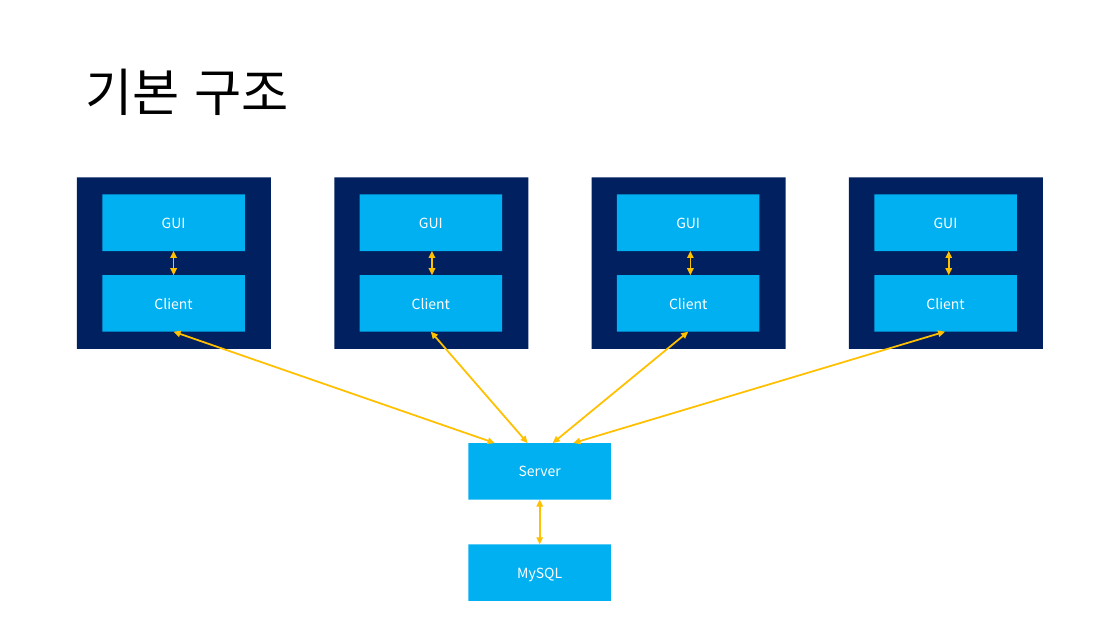
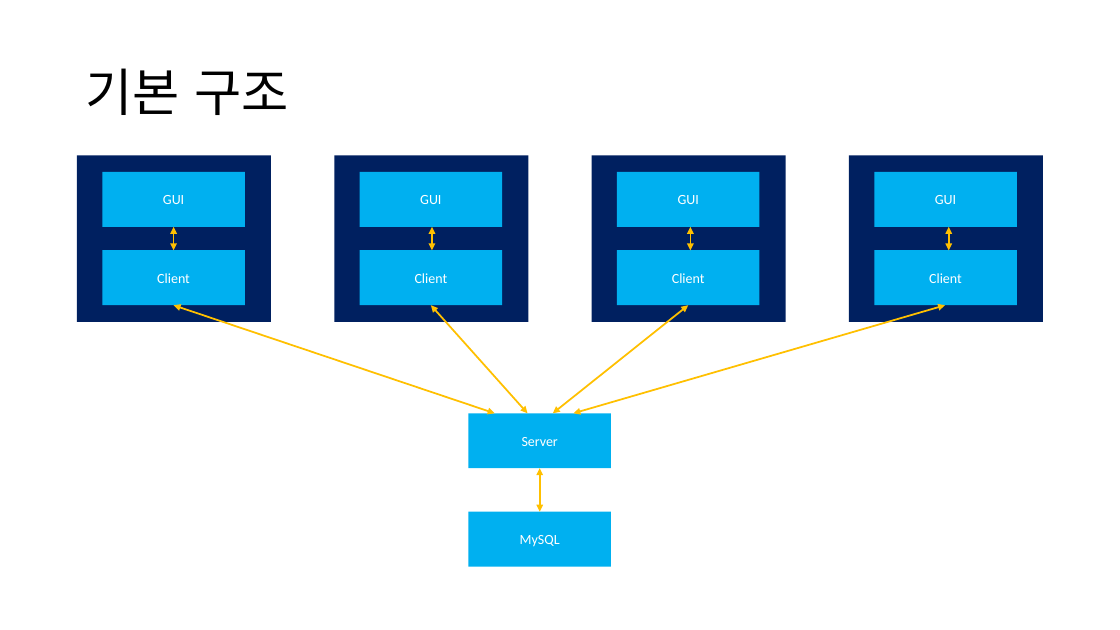
Before and after one commit to skyofsora/AutoSyncTableGUI, a slide deck: slide 2 of Java Portfolio.pptx. Drawn at 1120x630 pixels with LibreOffice and Linux fonts; fonts in the diff are those of the drawing. Boxes give left, top, right and bottom in pixels: in the first picture for what was removed or moved away, otherwise in the second. Text is boxed around its words. In the diff, an @@ line names an element or a change of style, - is before the commit and + after.

```diff
--- a/Java Portfolio.pptx
+++ b/Java Portfolio.pptx
@@ rectangle resized from (x1=77, y1=177, x2=271, y2=349) to (x1=77, y1=155, x2=271, y2=322) @@
@@ rectangle resized from (x1=334, y1=177, x2=528, y2=349) to (x1=334, y1=155, x2=528, y2=322) @@
@@ rectangle resized from (x1=592, y1=177, x2=786, y2=349) to (x1=592, y1=155, x2=786, y2=322) @@
@@ rectangle resized from (x1=849, y1=177, x2=1044, y2=349) to (x1=849, y1=155, x2=1044, y2=322) @@
@@ 8 rectangles, 8 double arrows moved together from (x1=103, y1=195, x2=1017, y2=443) to (x1=103, y1=172, x2=1017, y2=413) @@
@@ 2 rectangles, 1 double arrow moved together from (x1=469, y1=443, x2=612, y2=601) to (x1=469, y1=413, x2=612, y2=566) @@
@@ font Noto Sans CJK KR to Calibri in 11 elements at (x1=85, y1=68, x2=288, y2=115), (x1=103, y1=172, x2=245, y2=227), (x1=360, y1=172, x2=502, y2=227), (x1=617, y1=172, x2=760, y2=227), (x1=875, y1=172, x2=1017, y2=227), (x1=103, y1=250, x2=245, y2=305), (x1=360, y1=250, x2=502, y2=305), (x1=617, y1=250, x2=760, y2=305), (x1=875, y1=250, x2=1017, y2=305), (x1=469, y1=413, x2=612, y2=468), (x1=469, y1=512, x2=612, y2=566) @@
```
Also in this commit, not shown: 7 other slides changed.
